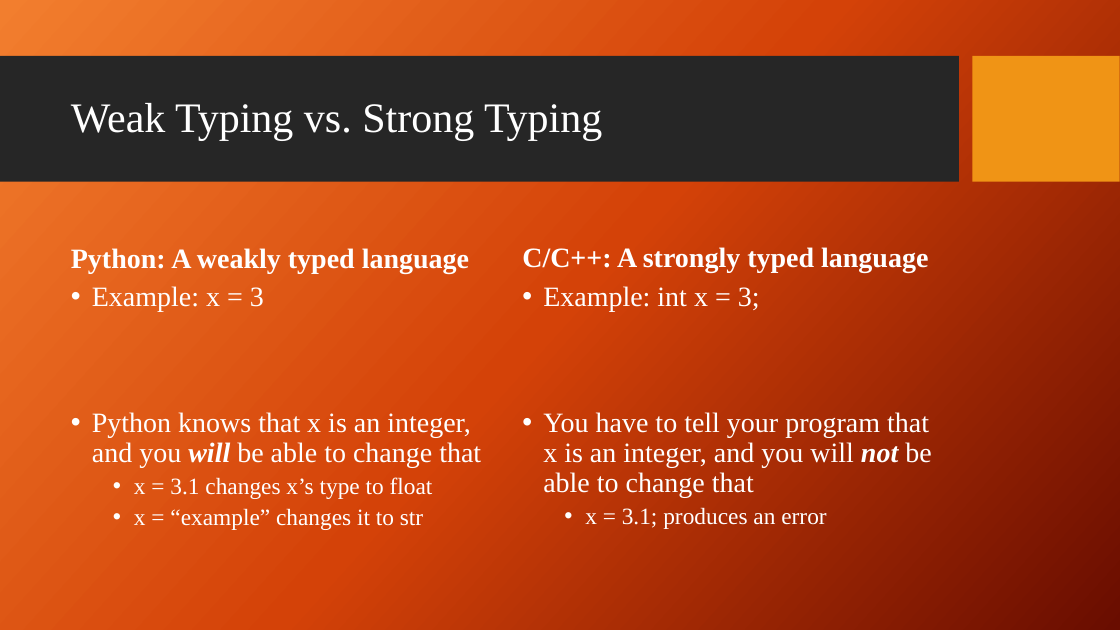
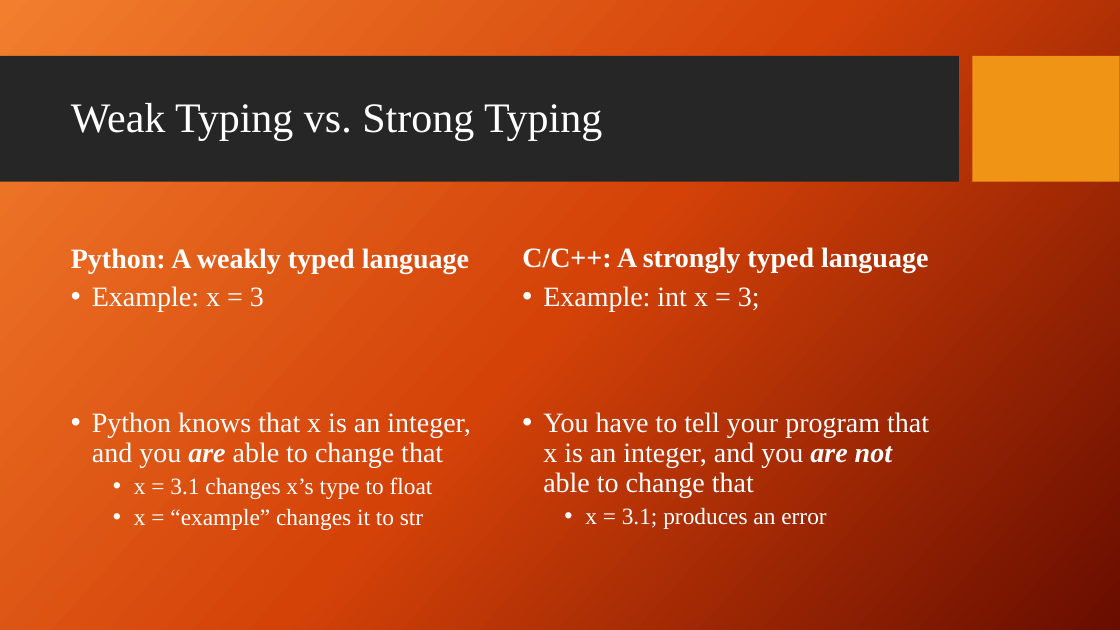
Before and after one commit to giganano/PythonBootcamp, a slide deck: slide 6 of slides/context.pptx. Drawn at 1120x630 pixels with LibreOffice and Linux fonts; fonts in the diff are those of the drawing; background and template pictures are left out. Boxes give left, top, right and bottom in pixels: in the first picture for what was removed or moved away, otherwise in the second. Text is boxed around its words. In the diff, an @@ line names an element or a change of style, - is before the commit and + after.

```diff
--- a/slides/context.pptx
+++ b/slides/context.pptx
@@ text at <box>92,412,471,468</box>: text changed @@
-• Python knows that x is an integer, and you will be able to change that
+• Python knows that x is an integer, and you are able to change that
@@ text at <box>543,412,929,498</box>: text changed @@
-• You have to tell your program that x is an integer, and you will not be able to change that
+• You have to tell your program that x is an integer, and you are not able to change that
```
Also in this commit, not shown: 25 other files.
